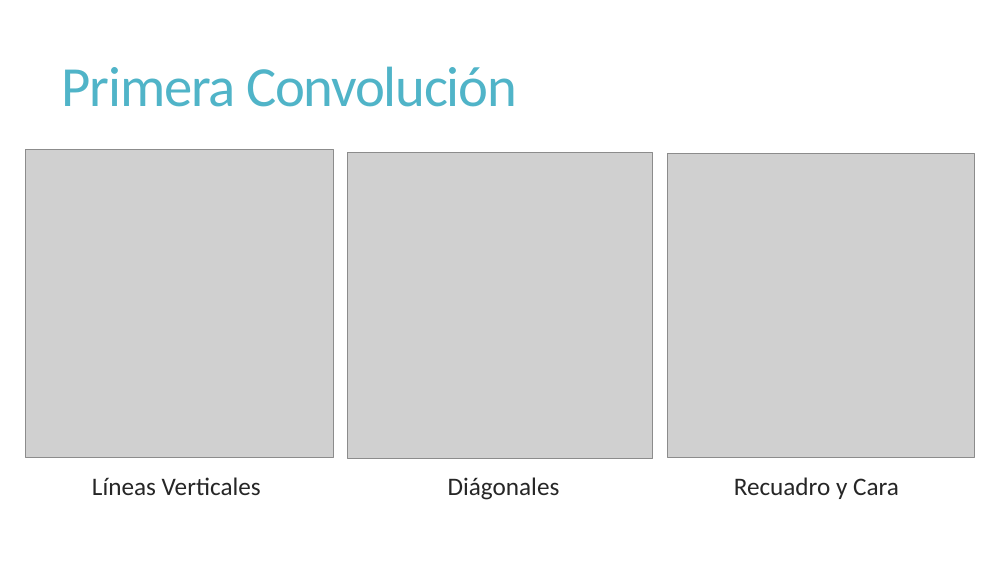
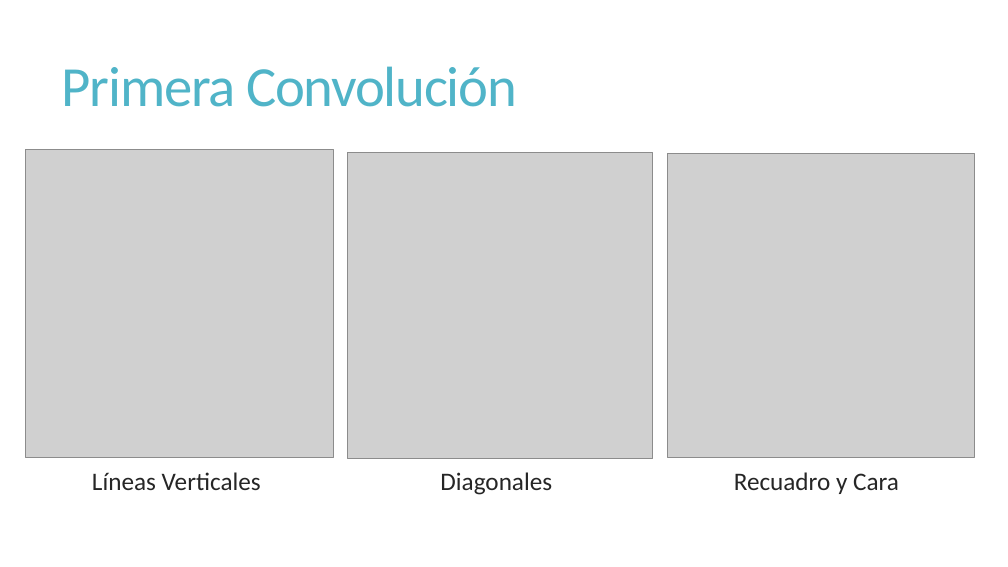
Before and after one commit to JoseGuzmanZamora/ArtClassification, a slide deck: slide 19 of ArtClassification.pptx. Drawn at 1008x567 pixels with LibreOffice and Linux fonts; fonts in the diff are those of the drawing; grey boxes stand for pictures. Boxes give left, top, right and bottom in pixels: in the first picture for what was removed or moved away, otherwise in the second. Text is boxed around its words. In the diff, an @@ line names an element or a change of style, - is before the commit and + after.

```diff
--- a/ArtClassification.pptx
+++ b/ArtClassification.pptx
@@ text "Líneas Verticales": place and size @@
-text "Líneas Verticales" at <box>92,477,261,495</box>
+text "Líneas Verticales" at <box>92,472,261,490</box>
@@ text at <box>440,472,552,495</box>: text changed @@
-Diágonales
+Diagonales
@@ text "Recuadro y Cara": place and size @@
-text "Recuadro y Cara" at <box>734,477,899,499</box>
+text "Recuadro y Cara" at <box>734,472,899,494</box>
```
Also in this commit, not shown: 13 other slides changed, 2 slides added, 1 slide removed, 19 other files.
